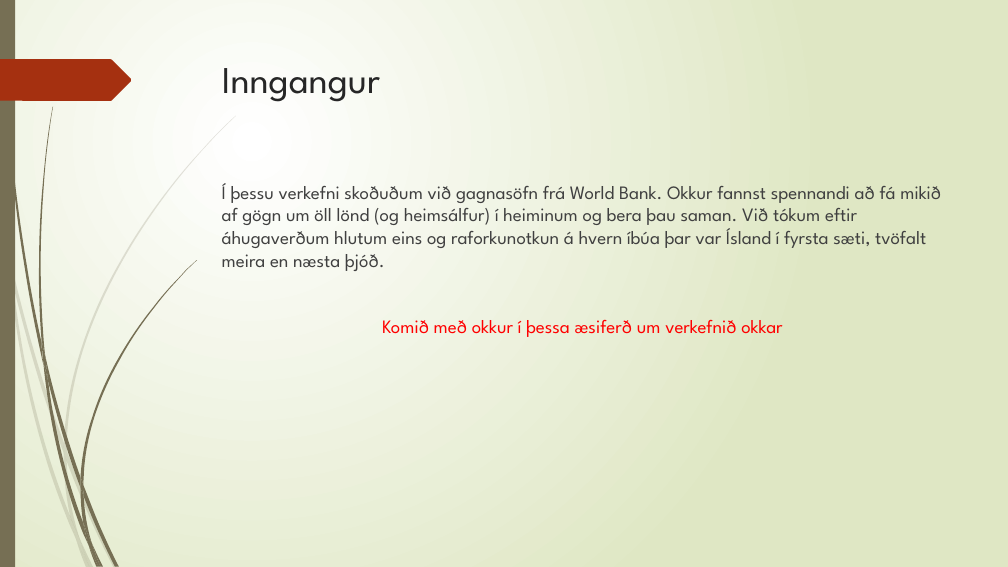
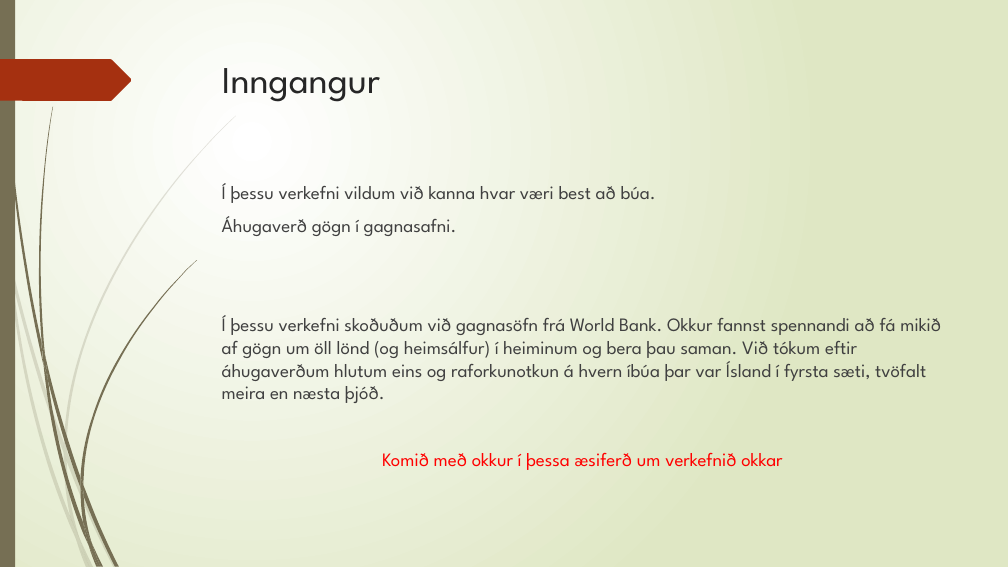
Before and after one commit to thortom/T-316-GAVI, a slide deck: slide 2 of Verkefni3/Kynning.pptx. Drawn at 1008x567 pixels with LibreOffice and Linux fonts; fonts in the diff are those of the drawing. Boxes give left, top, right and bottom in pixels: in the first picture for what was removed or moved away, otherwise in the second. Text is boxed around its words. In the diff, an @@ line names an element or a change of style, - is before the commit and + after.

```diff
--- a/Verkefni3/Kynning.pptx
+++ b/Verkefni3/Kynning.pptx
@@ text at (x1=222, y1=183, x2=656, y2=236): paragraphs added @@
+Í þessu verkefni vildum við kanna hvar væri best að búa.
+Áhugaverð gögn í gagnasafni.
```
Also in this commit, not shown: 2 other slides changed, 5 slides added, 2 slides removed.
